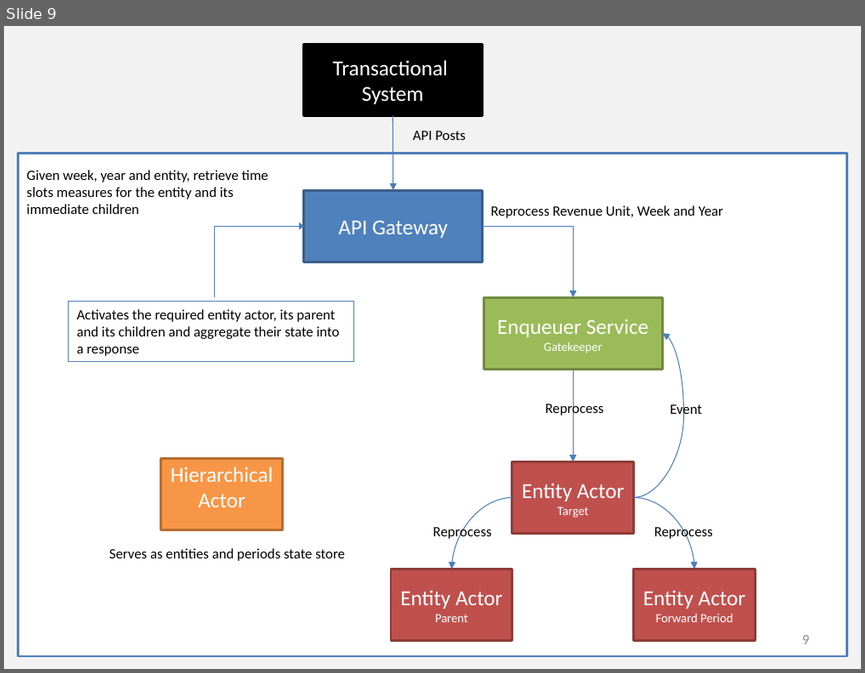
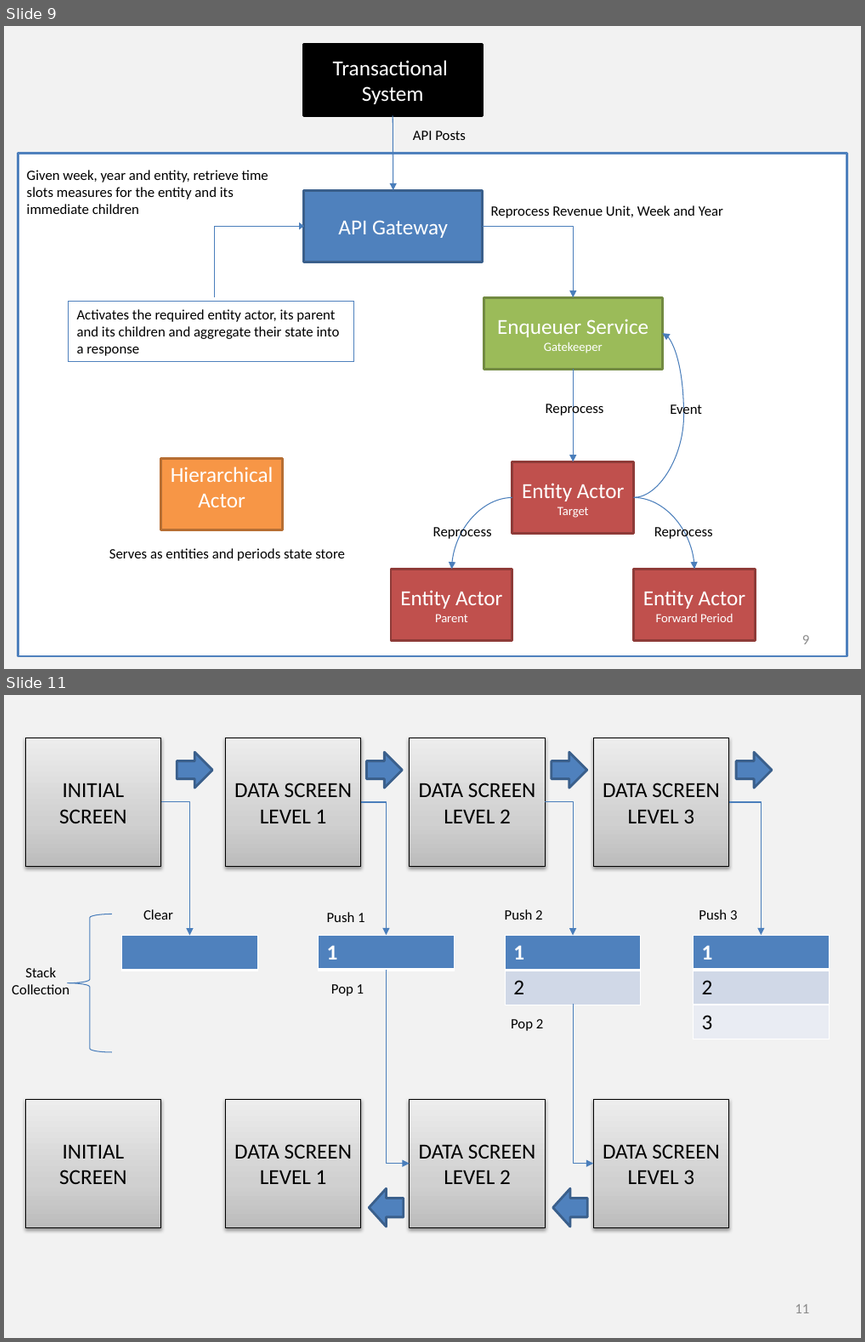
Before and after one commit to khaledhikmat/khaledhikmat.github.io, a slide deck: illustrations/illustrations.pptx. Shown one above the other, each under a label of ours: slide 9 before the commit, slides 9 and 11 after it; the slides between them are not shown. The pictures are 865x673 and 865x1342 pixels, drawn with LibreOffice and Linux fonts; fonts in the diff are those of the drawing. Boxes give left, top, right and bottom in pixels: in the first picture for what was removed or moved away, otherwise in the second. Text is boxed around its words. In the diff, an @@ line names an element or a change of style, - is before the commit and + after.

```diff
--- a/illustrations/illustrations.pptx
+++ b/illustrations/illustrations.pptx
@@ slide 11 added at bbox=[4, 695, 861, 1338], background #F2F2F2 @@
@@ rectangle added at bbox=[25, 737, 160, 867], fill gradient #BDBDBD to #D1D1D1 to #EEEEEE, outline #000000 0.75 pt, 18 pt, text #000000 @@
+INITIAL SCREEN
@@ rectangle added at bbox=[225, 737, 360, 867], fill gradient #BDBDBD to #D1D1D1 to #EEEEEE, outline #000000 0.75 pt, 18 pt, text #000000 @@
+DATA SCREEN LEVEL 1
@@ rectangle added at bbox=[409, 737, 545, 867], fill gradient #BDBDBD to #D1D1D1 to #EEEEEE, outline #000000 0.75 pt, 18 pt, text #000000 @@
+DATA SCREEN LEVEL 2
@@ rectangle added at bbox=[594, 737, 729, 867], fill gradient #BDBDBD to #D1D1D1 to #EEEEEE, outline #000000 0.75 pt, 18 pt, text #000000 @@
+DATA SCREEN LEVEL 3
@@ right arrow added at bbox=[177, 753, 213, 789], fill #4F81BD, outline #3A5F8C 2 pt @@
@@ right arrow added at bbox=[366, 753, 403, 789], fill #4F81BD, outline #3A5F8C 2 pt @@
@@ right arrow added at bbox=[551, 753, 587, 789], fill #4F81BD, outline #3A5F8C 2 pt @@
@@ right arrow added at bbox=[736, 753, 772, 789], fill #4F81BD, outline #3A5F8C 2 pt @@
@@ elbow arrow added from (160, 802) to (190, 935), #4B7EBC 0.75 pt @@
@@ elbow arrow added from (361, 802) to (386, 935), #4B7EBC 0.75 pt @@
@@ elbow arrow added from (545, 802) to (573, 935), #4B7EBC 0.75 pt @@
@@ elbow arrow added from (729, 802) to (760, 935), #4B7EBC 0.75 pt @@
@@ left brace added at bbox=[68, 914, 112, 1052], outline #4B7EBC 0.75 pt @@
@@ text added at bbox=[143, 909, 173, 919], 12 pt, text #000000 @@
+Clear
@@ text added at bbox=[327, 912, 364, 922], 12 pt, text #000000 @@
+Push 1
@@ text added at bbox=[505, 909, 542, 919], 12 pt, text #000000 @@
+Push 2
@@ text added at bbox=[698, 909, 737, 919], 12 pt, text #000000 @@
+Push 3
@@ table added at bbox=[122, 935, 257, 970], 1 rows, 1 columns @@
+
@@ table added at bbox=[318, 935, 454, 970], 1 rows, 1 columns @@
+1
@@ table added at bbox=[506, 935, 641, 1004], 2 rows, 1 columns @@
+1
+2
@@ table added at bbox=[692, 935, 828, 1038], 3 rows, 1 columns @@
+1
+2
+3
@@ text added at bbox=[12, 967, 69, 994], 12 pt, text #000000 @@
+Stack Collection
@@ elbow arrow added from (386, 970) to (409, 1163), #4B7EBC 0.75 pt @@
@@ text added at bbox=[331, 984, 364, 996], 12 pt, text #000000 @@
+Pop 1
@@ text added at bbox=[511, 1019, 543, 1031], 12 pt, text #000000 @@
+Pop 2
@@ elbow arrow added from (573, 1004) to (594, 1163), #4B7EBC 0.75 pt @@
@@ rectangle added at bbox=[25, 1099, 160, 1227], fill gradient #BDBDBD to #D1D1D1 to #EEEEEE, outline #000000 0.75 pt, 18 pt, text #000000 @@
+INITIAL SCREEN
@@ rectangle added at bbox=[225, 1099, 360, 1227], fill gradient #BDBDBD to #D1D1D1 to #EEEEEE, outline #000000 0.75 pt, 18 pt, text #000000 @@
+DATA SCREEN LEVEL 1
@@ rectangle added at bbox=[409, 1099, 545, 1227], fill gradient #BDBDBD to #D1D1D1 to #EEEEEE, outline #000000 0.75 pt, 18 pt, text #000000 @@
+DATA SCREEN LEVEL 2
@@ rectangle added at bbox=[594, 1099, 729, 1227], fill gradient #BDBDBD to #D1D1D1 to #EEEEEE, outline #000000 0.75 pt, 18 pt, text #000000 @@
+DATA SCREEN LEVEL 3
@@ right arrow added at bbox=[369, 1189, 404, 1226], fill #4F81BD, outline #3A5F8C 2 pt @@
@@ right arrow added at bbox=[553, 1189, 587, 1226], fill #4F81BD, outline #3A5F8C 2 pt @@
@@ page number added at bbox=[794, 1304, 809, 1313], 12 pt, text #8C8C8C @@
+11
```
Also in this commit, not shown: 3 other slides added, 14 other files.
